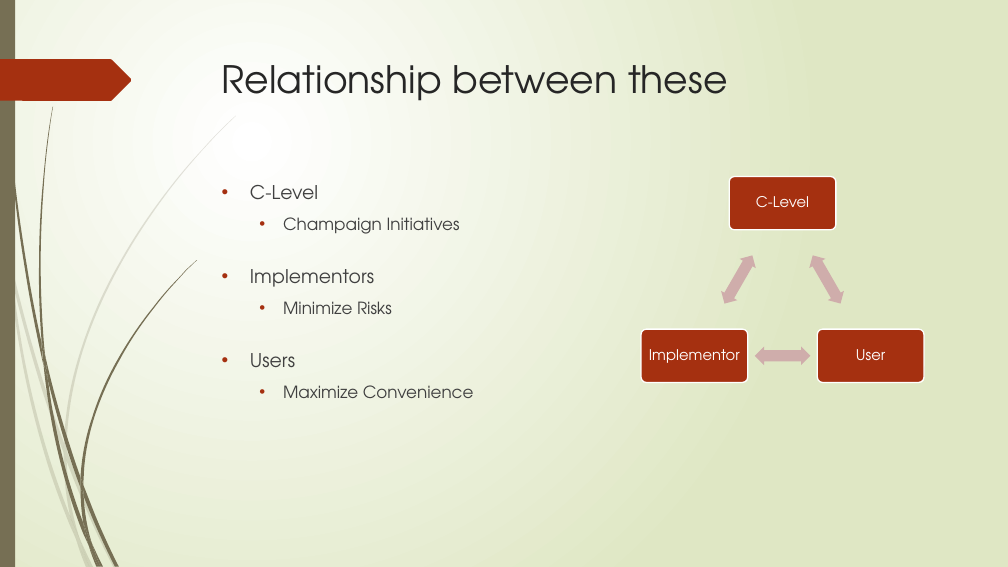
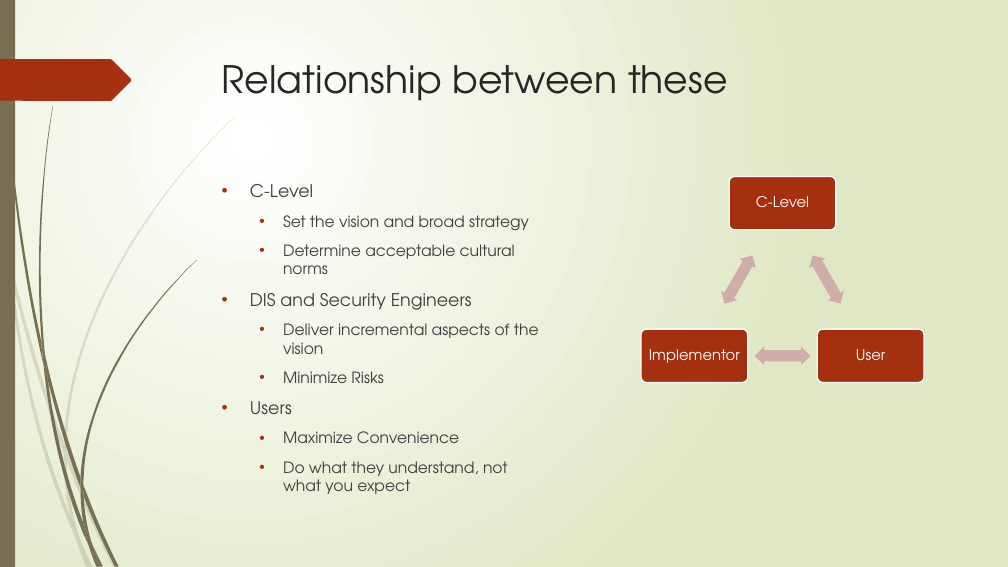
Before and after one commit to dr-natetorious/TIM-7030-Managing_Risks_and_Privacy, a slide deck: slide 8 of Week2_RiskManagement/BachmeierNTIM7030-2.pptx. Drawn at 1008x567 pixels with LibreOffice and Linux fonts; fonts in the diff are those of the drawing. Boxes give left, top, right and bottom in pixels: in the first picture for what was removed or moved away, otherwise in the second. Text is boxed around its words. In the diff, an @@ line names an element or a change of style, - is before the commit and + after.

```diff
--- a/Week2_RiskManagement/BachmeierNTIM7030-2.pptx
+++ b/Week2_RiskManagement/BachmeierNTIM7030-2.pptx
@@ text at (x1=250, y1=184, x2=459, y2=443): size 18 to 16.6 pt in "C-Level", "Users"; size 16 to 14.8 pt in "Minimize Risks", "Maximize Convenience" @@
@@ text at (x1=250, y1=215, x2=539, y2=354): text changed; size 16 to 14.8 pt @@
-  • Champaign Initiatives
-• Implementors
+  • Set the vision and broad strategy
+  • Determine acceptable cultural norms
+• DIS and Security Engineers
+  • Deliver incremental aspects of the vision
@@ text at (x1=283, y1=461, x2=508, y2=494): paragraph added @@
+  • Do what they understand, not what you expect
```
Also in this commit, not shown: 7 other slides changed, 2 other files.
